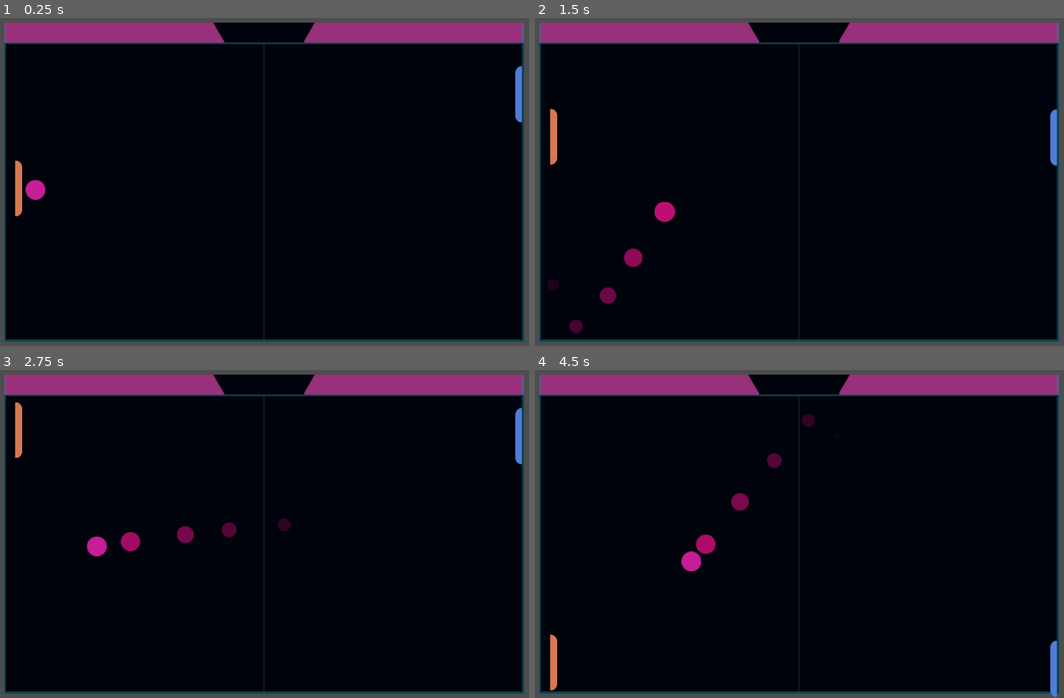
Above: before the commit, frames 1-4 (two rows, left to right).
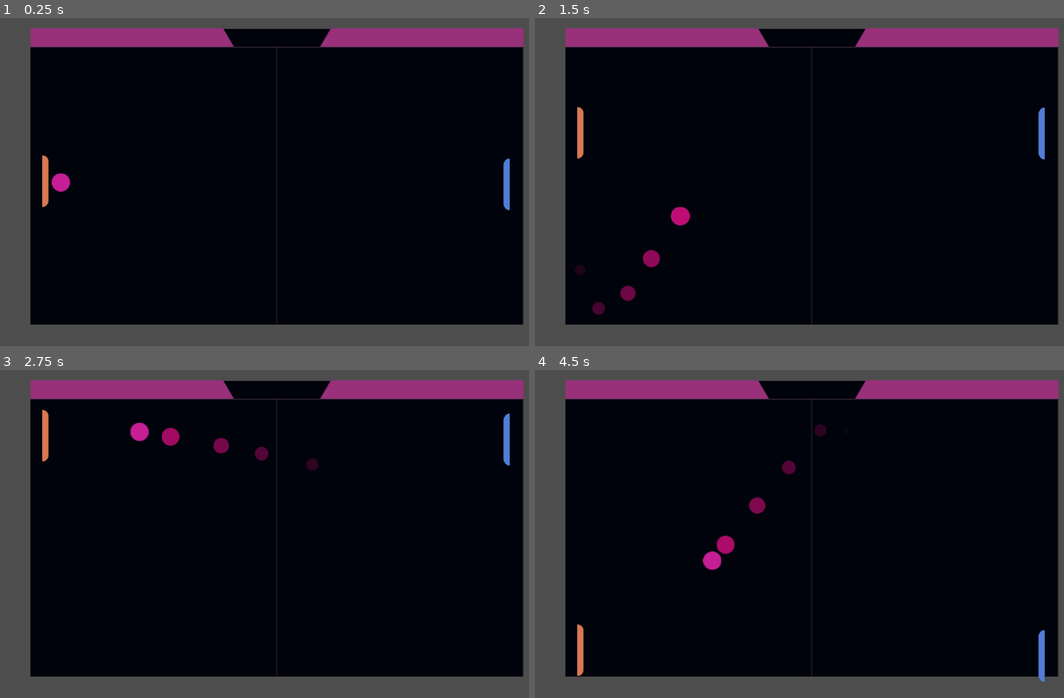
Above: after the commit, the same moments.

Repository: nikeshnaik/pingpong
Game: Godot game, scene res://scenes/game_v_2.tscn
Same seed, same stepped clock (60 frames per second), same inputs: the game is played once before the commit and once after it. Before the commit the project starts from res://scenes/gamev_1.tscn.
Inputs (mouse positions are in pixels of both pictures, inside the frame that each line leads up to):
- Up to frame 1 (0.25 s): no input
- Up to frame 2 (1.5 s): tap Enter (ui_accept) at 0.5, 0.77 s; move the mouse to (931, 165) at 0.52 s; hold Up (ui_up) 0.53-1.28 s; move the mouse to (688, 198) at 1.27 s; hold Down (ui_down) from 1.28 s (still down)
- Up to frame 3 (2.75 s): tap Enter (ui_accept) at 1.52 s; move the mouse to (327, 458) at 2.02 s; release Down (ui_down) at 2.03 s; hold Up (ui_up) from 2.03 s (still down)
- Up to frame 4 (4.5 s): move the mouse to (773, 599) at 2.77 s; tap Enter (ui_accept) at 3.02, 3.77 s; move the mouse to (979, 583) at 3.52 s; release Up (ui_up) at 3.53 s; hold Down (ui_down) from 3.53 s (still down); move the mouse to (624, 481) at 4.27 s

The runs differ from the first frame. In frame 1, 14% of the frame differs, in the area x 0-100%, y 1-99%; in frame 2, 15%; in frame 3, 15%; in frame 4, 15%.

Commit message:
feat: added static2dbody with collisions and group to detect ball touch

Diff:
--- a/project.godot
+++ b/project.godot
@@ -11,13 +11,20 @@
 [application]
 
 config/name="pingpong"
-run/main_scene="res://scenes/gamev_1.tscn"
+run/main_scene="res://scenes/game_v_2.tscn"
 config/features=PackedStringArray("4.3", "Forward Plus")
 config/icon="res://icon.svg"
 
 [editor]
 
 movie_writer/movie_file="/Users/nikesh/projects/game_programming/pingpong/game_records/debugs.avi"
+
+[global_group]
+
+vertical=""
+Computer=""
+Player=""
+Board=""
 
 [input]
 
--- a/scenes/ball.tscn
+++ b/scenes/ball.tscn
@@ -19,7 +19,8 @@
 colors = PackedColorArray(0.959618, 0.455561, 0.77344, 1, 0.776471, 0.117647, 0.584314, 0)
 
 [node name="Ball" type="RigidBody2D" groups=["Board"]]
-position = Vector2(1, 0)
+position = Vector2(-11, 5)
+scale = Vector2(17, 17)
 physics_material_override = SubResource("PhysicsMaterial_2njbh")
 gravity_scale = 0.0
 lock_rotation = true
--- a/scenes/computer.tscn
+++ b/scenes/computer.tscn
@@ -21,7 +21,7 @@
 texture = ExtResource("2_daxg1")
 metadata/_edit_lock_ = true
 
-[node name="CollisionShape2D" type="CollisionShape2D" parent="CharacterBody2D"]
+[node name="CollisionShape2D" type="CollisionShape2D" parent="CharacterBody2D" groups=["Computer"]]
 position = Vector2(0, 14)
 shape = SubResource("CapsuleShape2D_66gvw")
 metadata/_edit_lock_ = true
--- a/scenes/game_v_2.tscn
+++ b/scenes/game_v_2.tscn
@@ -1,14 +1,70 @@
-[gd_scene load_steps=4 format=3 uid="uid://bhaf0ahkfxqnm"]
+[gd_scene load_steps=19 format=3 uid="uid://bhaf0ahkfxqnm"]
 
 [ext_resource type="Texture2D" uid="uid://blff80xdnrc38" path="res://assets/arts/Board.png" id="1_eatjy"]
+[ext_resource type="PackedScene" uid="uid://c1dqwjibupl82" path="res://scenes/ball.tscn" id="1_jnkoc"]
+[ext_resource type="Texture2D" uid="uid://rjuh0fs8qp40" path="res://assets/arts/ScoreBar.png" id="2_uu87h"]
+[ext_resource type="Script" path="res://script/game_master.gd" id="3_2dxk2"]
+[ext_resource type="PackedScene" uid="uid://cucys12aqwi30" path="res://scenes/player.tscn" id="4_d5jsm"]
+[ext_resource type="PackedScene" uid="uid://bd0fcsxmsrcl4" path="res://scenes/computer.tscn" id="5_vdd2p"]
+
+[sub_resource type="TileSetAtlasSource" id="TileSetAtlasSource_7pdi7"]
+texture = ExtResource("1_eatjy")
+margins = Vector2i(1, 0)
+texture_region_size = Vector2i(397, 30)
+0:6/next_alternative_id = 4
+0:6/0 = 0
+0:6/1 = 1
+0:6/1/texture_origin = Vector2i(0, -25)
+0:6/2 = 2
+0:6/2/texture_origin = Vector2i(0, -25)
+0:6/3 = 3
+0:6/3/texture_origin = Vector2i(-3, -25)
+
+[sub_resource type="TileSet" id="TileSet_lx3n3"]
+tile_size = Vector2i(80, 47)
+sources/1 = SubResource("TileSetAtlasSource_7pdi7")
+
+[sub_resource type="TileSetAtlasSource" id="TileSetAtlasSource_4fwj0"]
+texture = ExtResource("2_uu87h")
+texture_region_size = Vector2i(341, 30)
+0:0/next_alternative_id = 3
+0:0/0 = 0
+0:0/1 = 1
+0:0/1/texture_origin = Vector2i(-46, -26)
+0:0/2 = 2
+0:0/2/flip_h = true
+0:0/2/texture_origin = Vector2i(33, -26)
+1:0/0 = 0
+2:0/0 = 0
+
+[sub_resource type="TileSet" id="TileSet_bj6pq"]
+tile_size = Vector2i(90, 30)
+sources/0 = SubResource("TileSetAtlasSource_4fwj0")
+
+[sub_resource type="PhysicsMaterial" id="PhysicsMaterial_qdg8a"]
+friction = 0.0
+
+[sub_resource type="RectangleShape2D" id="RectangleShape2D_1tn3q"]
+size = Vector2(0.0172371, 15.6207)
+
+[sub_resource type="RectangleShape2D" id="RectangleShape2D_0fs3s"]
+size = Vector2(27.6207, 0.0344824)
+
+[sub_resource type="RectangleShape2D" id="RectangleShape2D_53w01"]
+size = Vector2(0.0344827, 15.5862)
+
+[sub_resource type="RectangleShape2D" id="RectangleShape2D_st0cq"]
+size = Vector2(27.6207, 0.00646555)
 
 [sub_resource type="TileSetAtlasSource" id="TileSetAtlasSource_qaixd"]
 texture = ExtResource("1_eatjy")
-margins = Vector2i(27, 0)
-texture_region_size = Vector2i(750, 30)
+margins = Vector2i(1, 0)
+texture_region_size = Vector2i(801, 453)
+0:0/next_alternative_id = 6
 0:0/0 = 0
-0:0/0/physics_layer_0/polygon_0/points = PackedVector2Array(-375, -15, 375, -15, 375, -12, -375, -12)
+0:1/next_alternative_id = 2
 0:1/0 = 0
+0:1/1 = 1
 0:2/0 = 0
 0:3/0 = 0
 0:4/0 = 0
@@ -22,16 +78,92 @@
 0:12/0 = 0
 0:13/0 = 0
 0:14/0 = 0
+1:0/0 = 0
+1:1/0 = 0
+1:2/0 = 0
+1:3/0 = 0
+1:4/0 = 0
+1:5/0 = 0
+1:6/0 = 0
+1:7/0 = 0
+1:8/0 = 0
+1:9/0 = 0
+1:10/0 = 0
+1:11/0 = 0
+1:12/0 = 0
+1:13/0 = 0
+1:14/0 = 0
+
+[sub_resource type="TileSetAtlasSource" id="TileSetAtlasSource_ft1b0"]
+texture = ExtResource("2_uu87h")
+texture_region_size = Vector2i(76, 47)
 
 [sub_resource type="TileSet" id="TileSet_ne1rw"]
-tile_size = Vector2i(750, 30)
-physics_layer_0/collision_layer = 1
+tile_offset_axis = 1
+tile_size = Vector2i(799, 455)
 sources/0 = SubResource("TileSetAtlasSource_qaixd")
+sources/2 = SubResource("TileSetAtlasSource_ft1b0")
 
 [node name="GameV2" type="Node2D"]
+position = Vector2(415, 245)
 
-[node name="TileMapLayer" type="TileMapLayer" parent="."]
+[node name="Board" type="TileMapLayer" parent="."]
+
+[node name="ScoreArea" type="TileMapLayer" parent="Board"]
+position = Vector2(-16, 0)
+tile_map_data = PackedByteArray(0, 0, 250, 255, 245, 255, 1, 0, 0, 0, 6, 0, 1, 0, 248, 255, 245, 255, 1, 0, 0, 0, 6, 0, 2, 0, 253, 255, 245, 255, 1, 0, 0, 0, 6, 0, 3, 0)
+tile_set = SubResource("TileSet_lx3n3")
+metadata/_edit_lock_ = true
+
+[node name="useless deco" type="TileMapLayer" parent="Board/ScoreArea"]
+tile_map_data = PackedByteArray(0, 0, 248, 255, 239, 255, 0, 0, 0, 0, 0, 0, 1, 0, 254, 255, 239, 255, 0, 0, 0, 0, 0, 0, 2, 0)
+tile_set = SubResource("TileSet_bj6pq")
+metadata/_edit_lock_ = true
+
+[node name="GameMaster" type="StaticBody2D" parent="Board"]
+position = Vector2(-15, 0)
+scale = Vector2(29, 29)
+physics_material_override = SubResource("PhysicsMaterial_qdg8a")
+script = ExtResource("3_2dxk2")
+
+[node name="left" type="CollisionShape2D" parent="Board/GameMaster" groups=["Board", "left_border"]]
+position = Vector2(-27.5948, -7.84483)
+shape = SubResource("RectangleShape2D_1tn3q")
+metadata/_edit_lock_ = true
+
+[node name="top" type="CollisionShape2D" parent="Board/GameMaster" groups=["vertical"]]
+position = Vector2(-13.7759, -15.6379)
+shape = SubResource("RectangleShape2D_0fs3s")
+metadata/_edit_lock_ = true
+
+[node name="right" type="CollisionShape2D" parent="Board/GameMaster" groups=["Board", "right_border"]]
+position = Vector2(0.0172415, -7.82758)
+shape = SubResource("RectangleShape2D_53w01")
+metadata/_edit_lock_ = true
+
+[node name="bottom" type="CollisionShape2D" parent="Board/GameMaster" groups=["vertical"]]
+position = Vector2(-13.7759, -0.03125)
+shape = SubResource("RectangleShape2D_st0cq")
+metadata/_edit_lock_ = true
+
+[node name="playarea" type="TileMapLayer" parent="Board/GameMaster"]
+scale = Vector2(0.0344828, 0.0344828)
+tile_map_data = PackedByteArray(0, 0, 255, 255, 255, 255, 0, 0, 0, 0, 0, 0, 0, 0)
 tile_set = SubResource("TileSet_ne1rw")
+metadata/_edit_lock_ = true
+
+[node name="Computer" parent="Board/GameMaster/playarea" instance=ExtResource("5_vdd2p")]
+position = Vector2(-12, -247)
+
+[node name="Ball" parent="Board/GameMaster/playarea" instance=ExtResource("1_jnkoc")]
+position = Vector2(-439, -186)
+scale = Vector2(1, 1)
+
+[node name="CharacterBody2D" parent="Board/GameMaster/playarea" groups=["Board"] instance=ExtResource("4_d5jsm")]
+position = Vector2(-788, -249)
 
 [node name="Camera2D" type="Camera2D" parent="."]
-position = Vector2(-5, 5)
+position = Vector2(-427, -236)
+zoom = Vector2(1.2, 1.2)
+
+[connection signal="body_shape_entered" from="Board/GameMaster/playarea/Ball" to="Board/GameMaster" method="_on_ball_body_shape_entered"]
--- a/scenes/player.tscn
+++ b/scenes/player.tscn
@@ -11,7 +11,7 @@
 position = Vector2(-271, -63)
 script = ExtResource("1_3d02o")
 
-[node name="CollisionShape2D" type="CollisionShape2D" parent="."]
+[node name="CollisionShape2D" type="CollisionShape2D" parent="." groups=["Player"]]
 position = Vector2(-2, 16)
 shape = SubResource("CapsuleShape2D_7hstj")
 debug_color = Color(0.247681, 0.589711, 0.657594, 0.42)
--- a/script/ball.gd
+++ b/script/ball.gd
@@ -9,7 +9,8 @@
 
 # Called when the node enters the scene tree for the first time.
 func _ready() -> void:
-	paddle = get_node("../Player/CollisionShape2D") as CollisionShape2D
+	print(self.get_path())
+	paddle = get_node("../CharacterBody2D/CollisionShape2D") as CollisionShape2D
 
 	freeze = true
 
@@ -17,6 +18,7 @@
 	if attached_to_paddle:
 		global_position.x = paddle.global_position.x + 25
 		global_position.y = paddle.global_position.y
+		pass
 
 	if Input.is_action_just_pressed("ui_accept"):
 		launch_ball()
@@ -45,19 +47,4 @@
 
 
 func _on_body_entered(body: Node) -> void:
-
-	var colliding_bodies = get_colliding_bodies()
-
-	for cbody in colliding_bodies:
-
-		if cbody is TileMapLayer:
-			var clicked_cell = cbody.local_to_map(cbody.get_local_mouse_position())
-			var data = cbody.get_cell_tile_data(clicked_cell)
-			if data:
-				print("Horizontal Border  -->",data.get_custom_data("horizontal_border"))
-				print("Vertical Border  -->",data.get_custom_data("vertical_border"))
-			else:
-				print("No Data, check later if this is a bug due to seamless collisons")
-
-		if cbody is CharacterBody2D:
-			print("Player touch")
+	pass # Replace with function body.
--- /dev/null
+++ b/script/game_master.gd
@@ -0,0 +1,15 @@
+extends StaticBody2D
+
+
+# Called when the node enters the scene tree for the first time.
+func _ready() -> void:
+	pass # Replace with function body.
+
+
+# Called every frame. 'delta' is the elapsed time since the previous frame.
+func _process(delta: float) -> void:
+	pass
+
+
+func _on_ball_body_shape_entered(body_rid: RID, body: Node, body_shape_index: int, local_shape_index: int) -> void:
+	print(body.shape_owner_get_owner(body.shape_find_owner(body_shape_index)).get_groups())
Not shown, changed: game_records/debugs.avi
